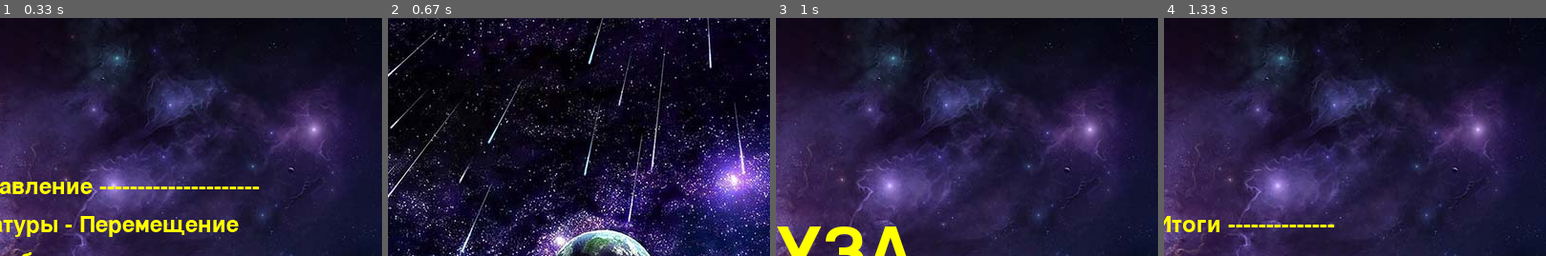
Above: before the commit, frames 1-4 (left to right).
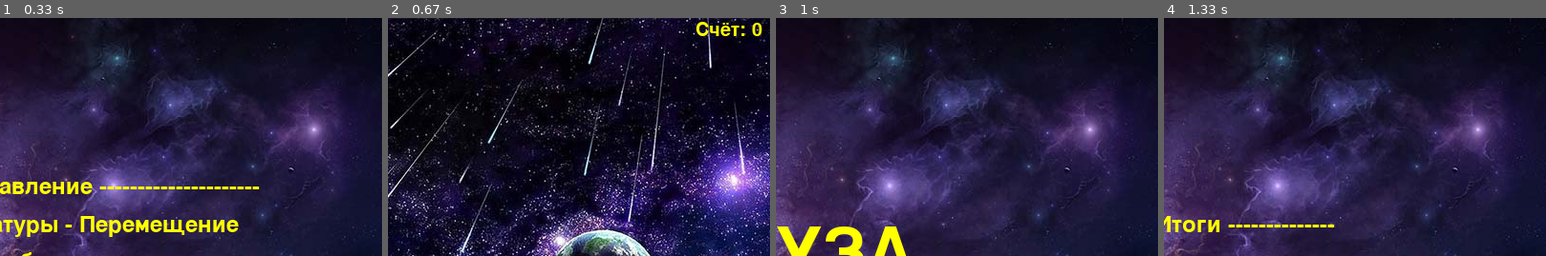
Above: after the commit, the same moments.

Repository: VNCompany/VNG-PYGAME-PROJECT
Game: pygame game, started from main.py
Same seed, same stepped clock (60 frames per second), same inputs: the game is played once before the commit and once after it.
Inputs:
- Up to frame 1 (0.33 s): no input
- Up to frame 2 (0.67 s): hold Right from 0.33 s (still down)
- Up to frame 3 (1 s): release Right at 0.8 s; hold P from 0.83 s (still down); hold Up from 0.83 s (still down)
- Up to frame 4 (1.33 s): release P at 1.13 s; release Up at 1.13 s; hold Esc from 1.17 s (still down); tap Space at 1.23 s
The pictures show only the part of the screen within x 47-97%, y 0-50%; the shares and areas given below are measured in that part.

Frame 1 is identical in both runs. In frame 2, 0.5% of the frame differs, in the area x 80-98%, y 1-8%; in frame 3, nothing differs; in frame 4, nothing differs.

Commit message:
#7. Added score counter.

Diff:
--- a/defines.py
+++ b/defines.py
@@ -27,4 +27,4 @@
     "images/planet_5.jpg",
 ]
 
-BOSS_MAP = "image/boss_planet.jpg"
+BOSS_MAP = "images/boss_planet.jpg"
--- a/main.py
+++ b/main.py
@@ -44,12 +44,12 @@
 
 # Levels
 levels = [
-    Level(1, IMAGE_MAPS[0], 1, 20, False),
-    Level(2, IMAGE_MAPS[1], 2, 20, False),
-    Level(3, IMAGE_MAPS[2], 3, 20, False),
-    Level(4, IMAGE_MAPS[3], 4, 20, False),
-    Level(5, IMAGE_MAPS[4], 5, 20, False),
-    Level(6, BOSS_MAP, 6, 20, True),
+    Level(1, IMAGE_MAPS[0], 10, 10, False),
+    Level(2, IMAGE_MAPS[1], 9, 20, False),
+    Level(3, IMAGE_MAPS[2], 8, 25, False),
+    Level(4, IMAGE_MAPS[3], 7, 30, False),
+    Level(5, IMAGE_MAPS[4], 7, 40, False),
+    Level(6, BOSS_MAP, 4, 50, True),
 ]
 
 
@@ -63,6 +63,15 @@
     lose_scr.update()
 
 
+def set_score(score: int):
+    font = pygame.font.Font(None, 30)
+    pause_text = font.render("Счёт: " + str(score), 1, (255, 255, 0))
+    pt_rect = pause_text.get_rect()
+    pt_rect.x = 700
+    pt_rect.y = 3
+    screen.blit(pause_text, pt_rect)
+
+
 screen_start(TITLE_TEXT, screen, clock, FPS)
 
 # Groups
@@ -76,10 +85,10 @@
 
 def generate_enemies(count: int, q: int):
     start_pos = 1000
-    end_pos = 100 * count + start_pos - 80
+    end_pos = 100 * count + start_pos - 200
 
     for i in range(count):
-        if random.randint(1, q) == 1:
+        if random.randint(1, q) == 2:
             Meteorite(s_meteorite,
                       enemy_group,
                       (random.randint(start_pos, end_pos), random.randint(5, 395)))
@@ -90,95 +99,110 @@
                   (random.randint(start_pos, end_pos), random.randint(5, 395)))
 
 
-# for level in levels:
-generate_enemies(40, 7)
 status = G_STATUS_PLAYING
-running = True
-while running:
-    pressed = pygame.key.get_pressed()
-    for e in pygame.event.get():
-        if e.type == pygame.QUIT:
-            running = False
-            terminate()
-        if e.type == pygame.KEYDOWN:
-            if e.key == pygame.K_ESCAPE:
+
+
+def load_level(lvl: Level):
+    global status, SCORE
+    generate_enemies(lvl.enemy, lvl.quality)
+
+    running = True
+    while running:
+        pressed = pygame.key.get_pressed()
+        for e in pygame.event.get():
+            if e.type == pygame.QUIT:
                 running = False
-                status = G_STATUS_STOPPED
-            if e.key == pygame.K_p:
-                if status == G_STATUS_PLAYING:
-                    status = G_STATUS_PAUSE
-                elif status == G_STATUS_PAUSE:
-                    status = G_STATUS_PLAYING
-
-        if status == G_STATUS_GAMEOVER or status == G_STATUS_WIN:
-            if e.type == pygame.KEYDOWN or e.type == pygame.MOUSEBUTTONDOWN:
-                running = False
+                terminate()
+            if e.type == pygame.KEYDOWN:
+                if e.key == pygame.K_ESCAPE:
+                    running = False
+                    status = G_STATUS_STOPPED
+                if e.key == pygame.K_p:
+                    if status == G_STATUS_PLAYING:
+                        status = G_STATUS_PAUSE
+                    elif status == G_STATUS_PAUSE:
+                        status = G_STATUS_PLAYING
+
+            if status == G_STATUS_GAMEOVER or status == G_STATUS_WIN:
+                if e.type == pygame.KEYDOWN or e.type == pygame.MOUSEBUTTONDOWN:
+                    running = False
+
+            if status == G_STATUS_PLAYING:
+                if e.type == pygame.KEYDOWN and e.key == pygame.K_SPACE:
+                    Laser(s_laser, laser_group, player.rect)
+                    wav_laser.play()
+
+        if status == G_STATUS_PAUSE:
+            screen.blit(background, (0, 0))
+            font = pygame.font.Font(None, 100)
+            pause_text = font.render("ПАУЗА", 1, (255, 255, 0))
+            pt_rect = pause_text.get_rect()
+            pt_rect.x = 280
+            pt_rect.y = 214
+            screen.blit(pause_text, pt_rect)
+
+            pygame.display.flip()
+            clock.tick(FPS)
+            continue
 
         if status == G_STATUS_PLAYING:
-            if e.type == pygame.KEYDOWN and e.key == pygame.K_SPACE:
-                Laser(s_laser, laser_group, player.rect)
-                wav_laser.play()
-
-    if status == G_STATUS_PAUSE:
-        screen.blit(background, (0, 0))
-        font = pygame.font.Font(None, 100)
-        pause_text = font.render("ПАУЗА", 1, (255, 255, 0))
-        pt_rect = pause_text.get_rect()
-        pt_rect.x = 280
-        pt_rect.y = 214
-        screen.blit(pause_text, pt_rect)
-
+            if pressed[pygame.K_UP]:
+                player.transfer('up')
+            if pressed[pygame.K_DOWN]:
+                player.transfer('down')
+            if pressed[pygame.K_LEFT]:
+                player.transfer('left')
+            if pressed[pygame.K_RIGHT]:
+                player.transfer('right')
+
+        screen.blit(load_image(lvl.image), (0, 0))
+
+        # Drawing elements
+        player_group.draw(screen)
+        laser_group.draw(screen)
+        enemy_group.draw(screen)
+
+        # Action elements
+        if status == G_STATUS_PLAYING:
+            enemy_group.update()
+            laser_group.update()
+
+            for enemy in enemy_group:
+                for laser in laser_group:
+                    if pygame.sprite.collide_mask(laser, enemy):
+                        laser.kill()
+                        if type(enemy).__name__ != "Meteorite":
+                            enemy.kill()
+                            SCORE += 1
+
+                if pygame.sprite.collide_mask(player, enemy):
+                    player.crash()
+                    if type(enemy).__name__ != "Meteorite":
+                        enemy.crash()
+                    wav_explosion.play()
+                    status = G_STATUS_GAMEOVER
+
+        if status == G_STATUS_GAMEOVER:
+            set_lose()
+        elif status == G_STATUS_WIN:
+            set_win()
+
+        if len(enemy_group) == 0:
+            if lvl.id == 6:
+                status = G_STATUS_WIN
+            else:
+                return
+
+        set_score(SCORE)
         pygame.display.flip()
         clock.tick(FPS)
-        continue
-
-    if status == G_STATUS_PLAYING:
-        if pressed[pygame.K_UP]:
-            player.transfer('up')
-        if pressed[pygame.K_DOWN]:
-            player.transfer('down')
-        if pressed[pygame.K_LEFT]:
-            player.transfer('left')
-        if pressed[pygame.K_RIGHT]:
-            player.transfer('right')
-
-    screen.blit(load_image(levels[0].image), (0, 0))
-
-    # Drawing elements
-    player_group.draw(screen)
-    laser_group.draw(screen)
-    enemy_group.draw(screen)
-
-    # Action elements
-    if status == G_STATUS_PLAYING:
-        enemy_group.update()
-        laser_group.update()
-
-        for enemy in enemy_group:
-            for laser in laser_group:
-                if pygame.sprite.collide_mask(laser, enemy):
-                    laser.kill()
-                    if type(enemy).__name__ != "Meteorite":
-                        enemy.kill()
-                        SCORE += 1
-
-            if pygame.sprite.collide_mask(player, enemy):
-                player.crash()
-                if type(enemy).__name__ != "Meteorite":
-                    enemy.crash()
-                wav_explosion.play()
-                status = G_STATUS_GAMEOVER
-
-    if status == G_STATUS_GAMEOVER:
-        set_lose()
-    elif status == G_STATUS_WIN:
-        set_win()
-
-    if len(enemy_group) == 0:
-        status = G_STATUS_WIN
-
-    pygame.display.flip()
-    clock.tick(FPS)
+
+
+for level in levels:
+    load_level(level)
+
+    if status != G_STATUS_PLAYING:
+        break
 
 score_screen(SCORE_TEXT, screen, clock, FPS, str(SCORE))
 
